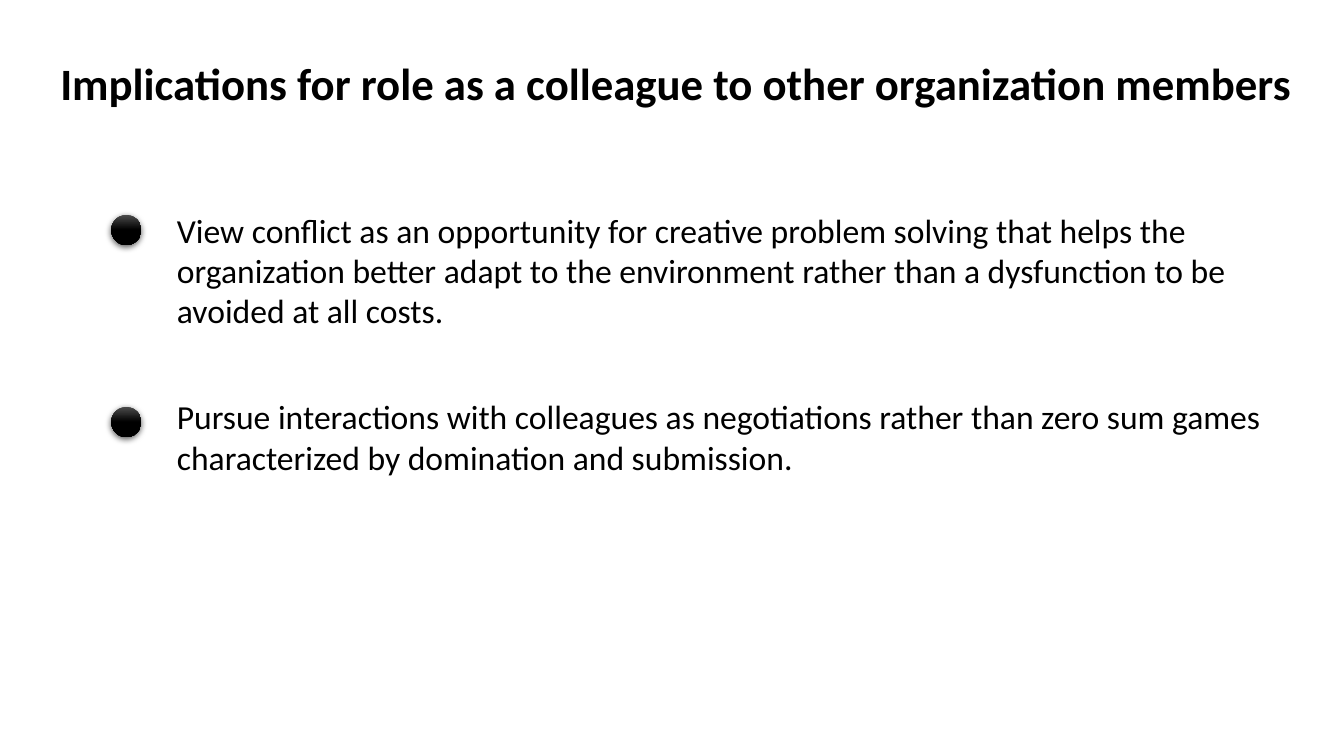
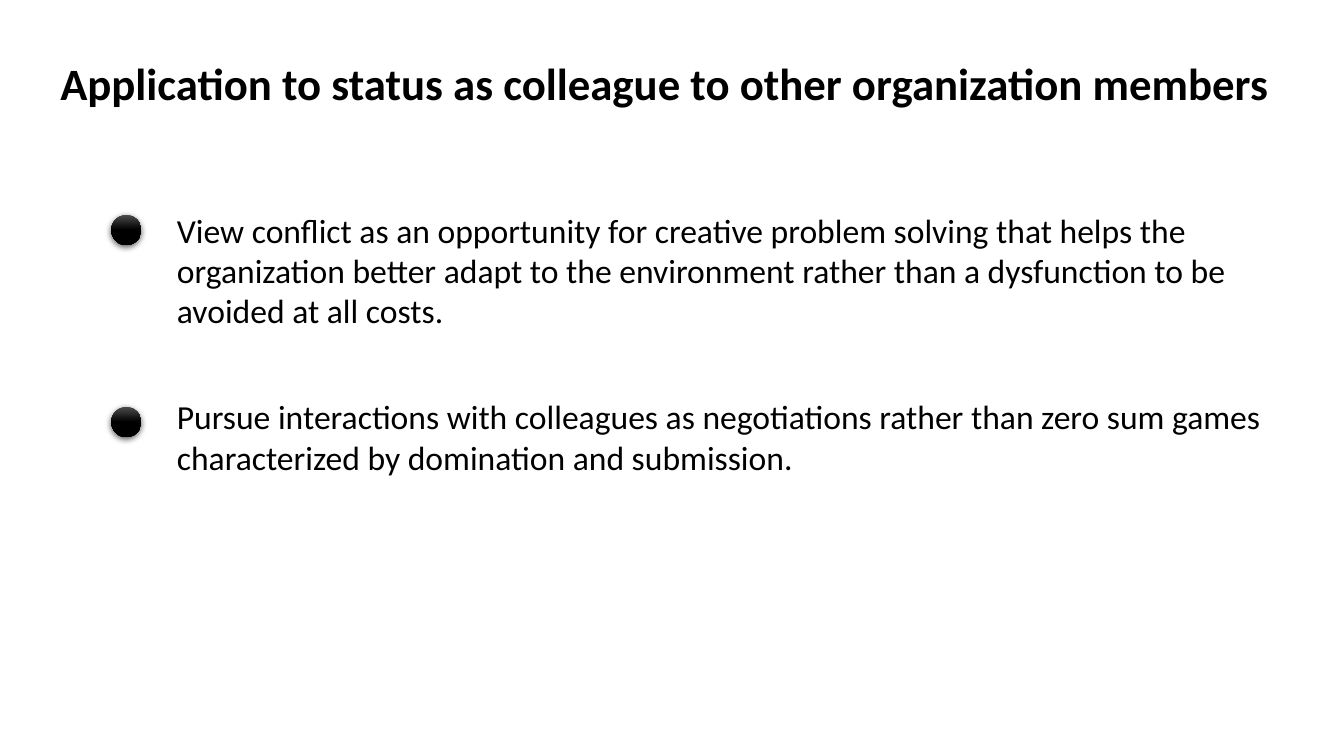
Before and after one commit to SLU-Courses-Townes/POLS6320, a slide deck: slide 8 of FinalPaper/Townes_POLS6320_2020_Spring_FinalPaper_Presentation_v00.pptx. Drawn at 1344x756 pixels with LibreOffice and Linux fonts; fonts in the diff are those of the drawing. Boxes give left, top, right and bottom in pixels: in the first picture for what was removed or moved away, otherwise in the second. Text is boxed around its words. In the diff, an @@ line names an element or a change of style, - is before the commit and + after.

```diff
--- a/FinalPaper/Townes_POLS6320_2020_Spring_FinalPaper_Presentation_v00.pptx
+++ b/FinalPaper/Townes_POLS6320_2020_Spring_FinalPaper_Presentation_v00.pptx
@@ text at box(60, 68, 1268, 108): text changed @@
-Implications for role as a colleague to other organization members
+Application to status as colleague to other organization members
```
Also in this commit, not shown: 5 other slides changed, 1 other file.
